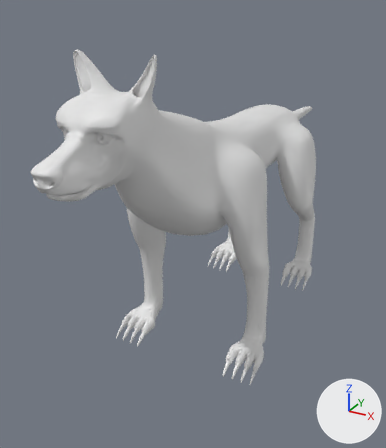
The Blender file scenes/dog.blend as it was, and as the next commit left it.
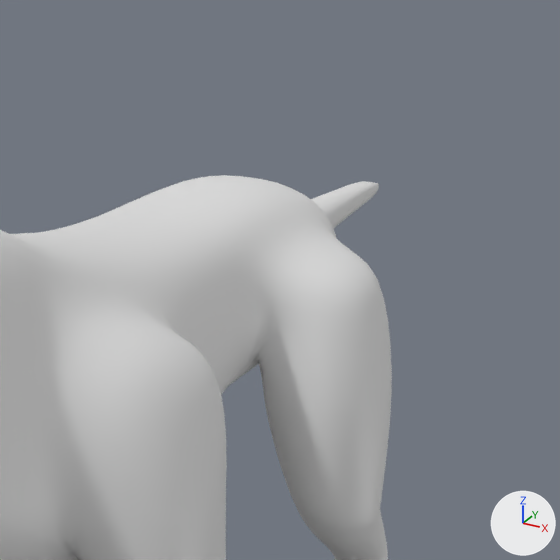
There are two pictures of each version: one whole from a camera (50 mm lens) standing at (11.64, -15.75, 4.76) and looking at (-1.24, 7.65, -6.94), one close up on the part from 52% to 95% of the width and 12% to 49% of the height. Arrows for +X, +Y and +Z are at lower right; the lights stay in place.
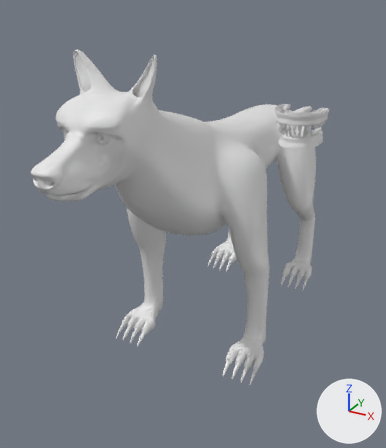
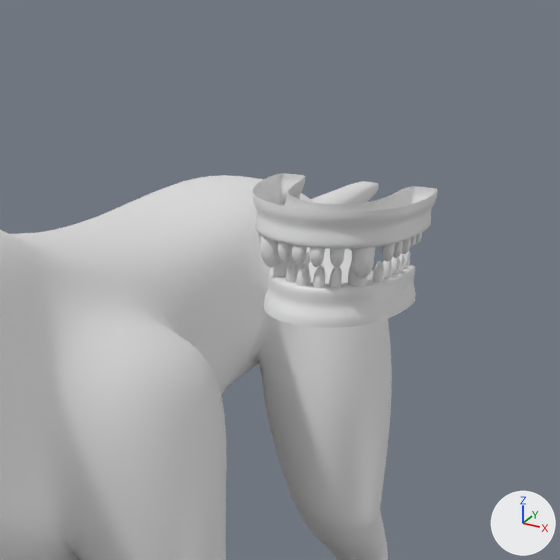
Commit message: Dog WIP

The change, as a list of edits to the scene's bpy script:
```text
Add me_cube_001:
    me_cube_001.from_pydata(...)  # 606 vertices, 496 faces; spans x 0.0..1.2, y -0.24..2.2, z -1.36..0.26
    me_cube_001.polygons.foreach_set('use_smooth', [True] * 496)
Add ob_cube_001:
    ob_cube_001 = bpy.data.objects.new('Cube.001', me_cube_001)
    ob_cube_001.location = (3.99, 7.37, -0.61)
    _m = ob_cube_001.modifiers.new('Mirror', 'MIRROR')
    _m.use_clip = True
    _m = ob_cube_001.modifiers.new('Subsurf', 'SUBSURF')
    _m.levels = 2
```

Boxes (x1, y1, x2, y2) around the edits, measured in the close-ups (560 x 560 px):
'Cube.001', added
    after: (253, 173, 438, 328)
